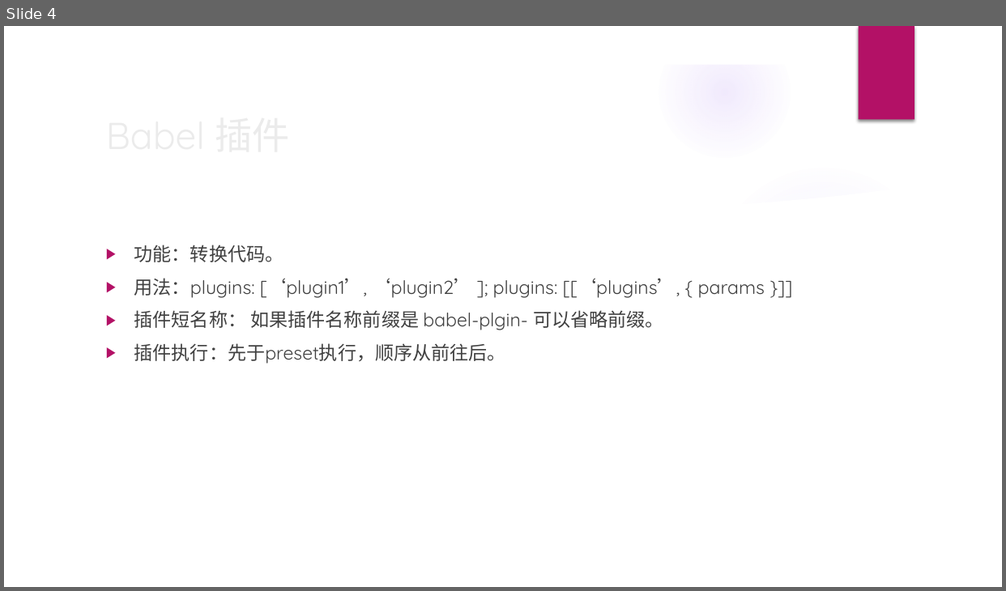
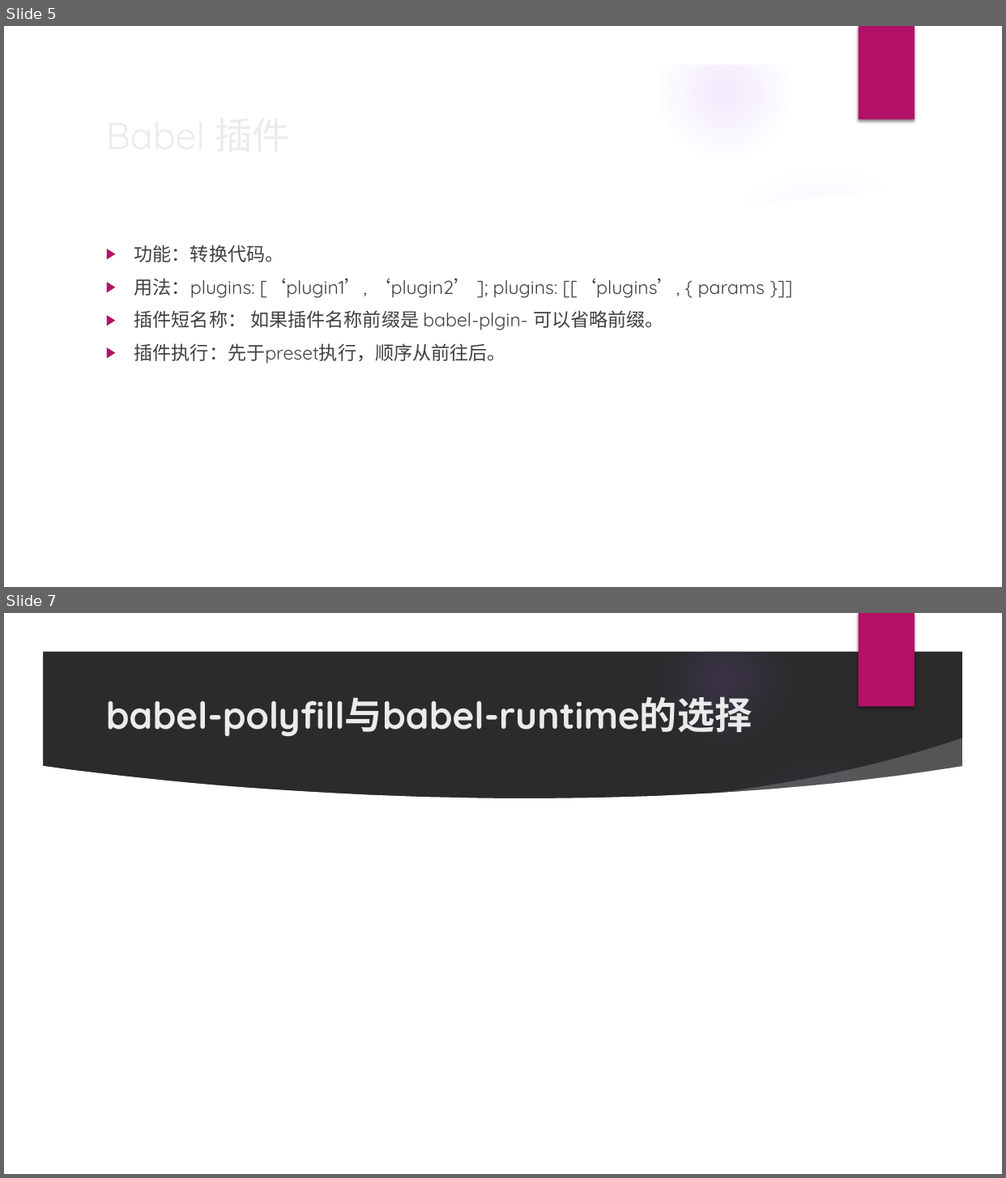
Before and after one commit to jiangyanghe/babel-lesson, a slide deck: babel.pptx. Shown one above the other, each under a label of ours: slide 4 before the commit, slides 5 and 7 after it; the slides between them are not shown. The pictures are 1006x591 and 1006x1178 pixels, drawn with LibreOffice and Linux fonts; fonts in the diff are those of the drawing; background and template pictures are left out; a plain dark background stands for a picture behind light text. Boxes give left, top, right and bottom in pixels: in the first picture for what was removed or moved away, otherwise in the second. Text is boxed around its words. In the diff, an @@ line names an element or a change of style, - is before the commit and + after.

```diff
--- a/babel.pptx
+++ b/babel.pptx
@@ slide 7 added at <box>4,613,1002,1174</box>, background picture (left out); not listed: 9 template elements that a slide beside it also shows @@
@@ title added at <box>106,696,752,737</box>, 36 pt, text #EBEBEB, bold @@
+babel-polyfill与babel-runtime的选择
@@ what was slide 4 is now slide 5 @@
```
Also in this commit, not shown: 3 slides changed, 2 other slides added, 1 slide removed, 5 other files.
